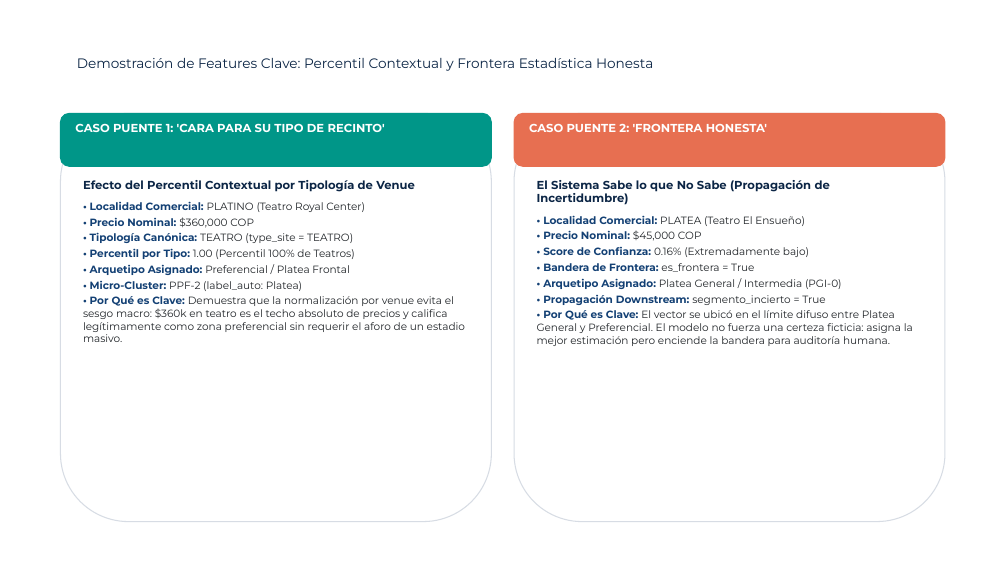
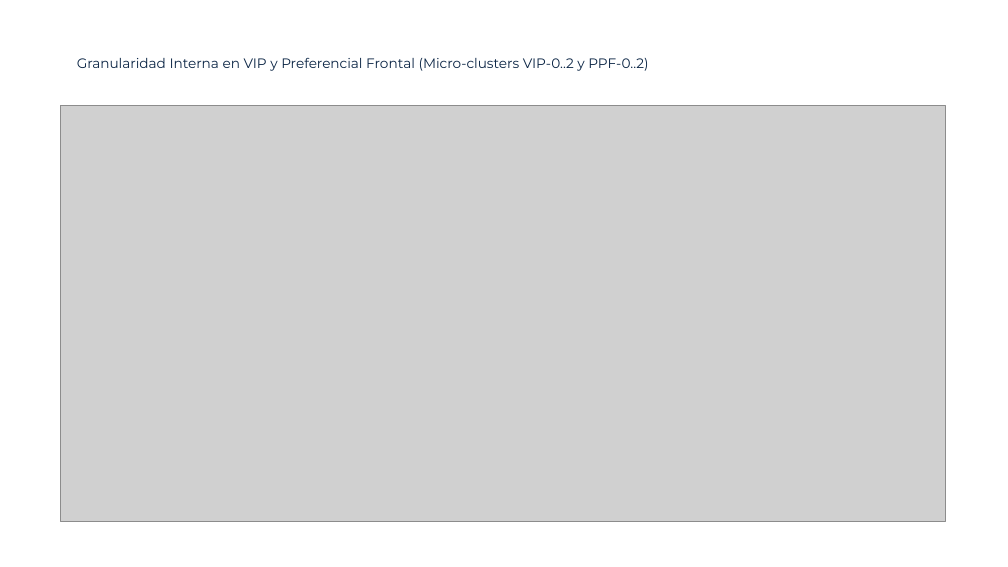
Before and after one commit to valentinatuboleta/clusterizacion-localidades, a slide deck: slide 6 of Presentacion_Microclusters_Marcha_Blanca.pptx. Drawn at 1008x567 pixels with LibreOffice and Linux fonts; fonts in the diff are those of the drawing; grey boxes stand for pictures; background and template pictures are left out. Boxes give left, top, right and bottom in pixels: in the first picture for what was removed or moved away, otherwise in the second. Text is boxed around its words. In the diff, an @@ line names an element or a change of style, - is before the commit and + after.

Commit message:
feat(presentacion): densificacion de evidencias con galerias por segmento y matriz de recintos
Lista de tarjetas por figura:
Fig. Premium (reports/figures/fig_galeria_premium.png - 8 tarjetas):
- VIP-0 -> PALCOS -> 0.5554
- VIP-1 -> PALCO -> 0.4679
- VIP-2 -> PALCO -> 0.4766
- PPF-0 -> PLATEA POSTERIOR -> 0.4509
- PPF-1 -> PLATEA -> 0.4903
- PPF-2 -> PLATEA LATERAL -> 0.6972
- PPF-2 -> PLATEA 3 -> 0.6689
- VIP-0 -> PALCO DE SERGUNDA -> 0.4021

Fig. Masivos (reports/figures/fig_galeria_masivos.png - 12 tarjetas):
- PGI-0 -> LUNETA -> 0.6128
- PGI-1 -> LUNETA -> 0.6157
- PGI-2 -> PREMIER -> 0.5952
- PGI-3 -> PARAISO -> 0.5643
- POP-0 -> PISO 4 407 - 413 -> 0.4738
- POP-1 -> VISTA PARCIAL TERCER PISO -> 0.5277
- POP-2 -> TERCER PISO 304-303/316-317 -> 0.4786
- POP-3 -> EXPERIENCIA GOLDEN TICKET FANS DE LOS FANS -> 0.1834
- GGM-0 -> GENERAL -> 0.6720
- GGM-1 -> PLATEA PRIMER PISO -> 0.5121
- GGM-2 -> EARLY GENERAL A ANYTIME GENERAL -> 0.5988
- POP-2 -> TERCER PISO 305 -306/314-315 -> 0.4322

Fig. Especiales (reports/figures/fig_galeria_especiales.png - 5 tarjetas):
- AU-0 -> MEET & GREET -> 1.0000 [representante]
- AU-0 -> GALERIA INESPERADA -> 1.0000 [representante]
- PGI-0 -> PLATEA -> 0.0016 [frontera]
- PGI-2 -> PLATEA POSTERIOR -> 0.0030 [frontera]
- PGI-1 -> LUNETA -> 0.6157 [hibrido]

Fig. Matriz de Recintos (reports/figures/fig_matriz_recintos_arquetipos.png):
- Top 10 recintos por volumen de asignaciones (N=1,324 asignaciones — marcha blanca)

Tamano final del Excel:
- reports/anexo_asignaciones_marcha_blanca.xlsx: 75.3 KB (77,151 bytes)

Actualizaciones de Slides:
- Slide 5: Portada 6 heroes + Matriz de recintos
- Slides 6-7: Galerias Premium y Masivos con nota de orador explicita
- Slide 8: Casos Especiales (AU-0, fronteras e hibridos)
- Slide 9: Anexo Verificable (referencia Excel + CSV repo)
- Compilacion oficial PPTX: Presentacion_Microclusters_Marcha_Blanca.pptx (12 slides, 1.32 MB)

```diff
--- a/Presentacion_Microclusters_Marcha_Blanca.pptx
+++ b/Presentacion_Microclusters_Marcha_Blanca.pptx
@@ text at [77, 58, 648, 71]: text changed @@
-Demostración de Features Clave: Percentil Contextual y Frontera Estadística Honesta
+Granularidad Interna en VIP y Preferencial Frontal (Micro-clusters VIP-0..2 y PPF-0..2)
@@ text at [177, 58, 194, 68]: text changed @@
-CASOS PUENTE DE CALIDAD MATEMÁTICA
+EVIDENCIA POR SEGMENTO: SEGMENTO PREMIUM
@@ rounded rectangle removed at [60, 113, 492, 522] @@
@@ rounded rectangle removed at [60, 113, 492, 166] @@
@@ picture added at [60, 106, 945, 522] @@
@@ rounded rectangle removed at [514, 113, 945, 522] @@
@@ rounded rectangle removed at [514, 113, 945, 166] @@
@@ text removed at [75, 123, 385, 132] @@
-CASO PUENTE 1: 'CARA PARA SU TIPO DE RECINTO'
@@ text removed at [529, 124, 767, 132] @@
-CASO PUENTE 2: 'FRONTERA HONESTA'
@@ text removed at [83, 180, 465, 342] @@
-Efecto del Percentil Contextual por Tipología de Venue
-• Localidad Comercial: PLATINO (Teatro Royal Center)
-• Precio Nominal: $360,000 COP
-• Tipología Canónica: TEATRO (type_site = TEATRO)
-• Percentil por Tipo: 1.00 (Percentil 100% de Teatros)
-• Arquetipo Asignado: Preferencial / Platea Frontal
-• Micro-Cluster: PPF-2 (label_auto: Platea)
-• Por Qué es Clave: Demuestra que la normalización por venue evita el sesgo macro: $360k en teatro es el techo absoluto de precios y califica legítimamente como zona preferencial sin requerir el aforo de un estadio masivo.
@@ text removed at [537, 180, 913, 346] @@
-El Sistema Sabe lo que No Sabe (Propagación de Incertidumbre)
-• Localidad Comercial: PLATEA (Teatro El Ensueño)
-• Precio Nominal: $45,000 COP
-• Score de Confianza: 0.16% (Extremadamente bajo)
-• Bandera de Frontera: es_frontera = True
-• Arquetipo Asignado: Platea General / Intermedia (PGI-0)
-• Propagación Downstream: segmento_incierto = True
-• Por Qué es Clave: El vector se ubicó en el límite difuso entre Platea General y Preferencial. El modelo no fuerza una certeza ficticia: asigna la mejor estimación pero enciende la bandera para auditoría humana.
```
Also in this commit, not shown: 1 other slide changed, 3 slides added, 1 slide removed, 8 other files.
